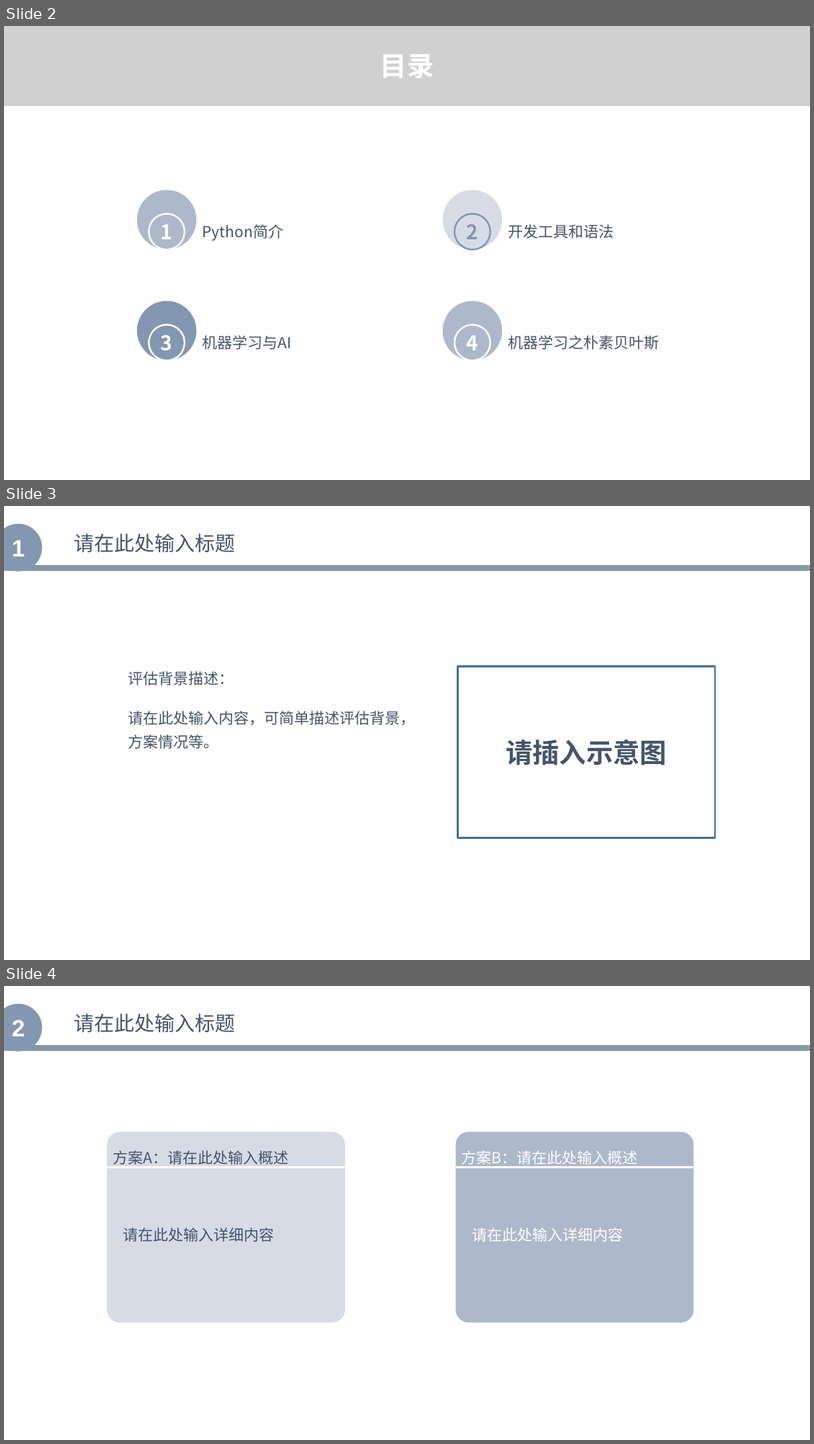
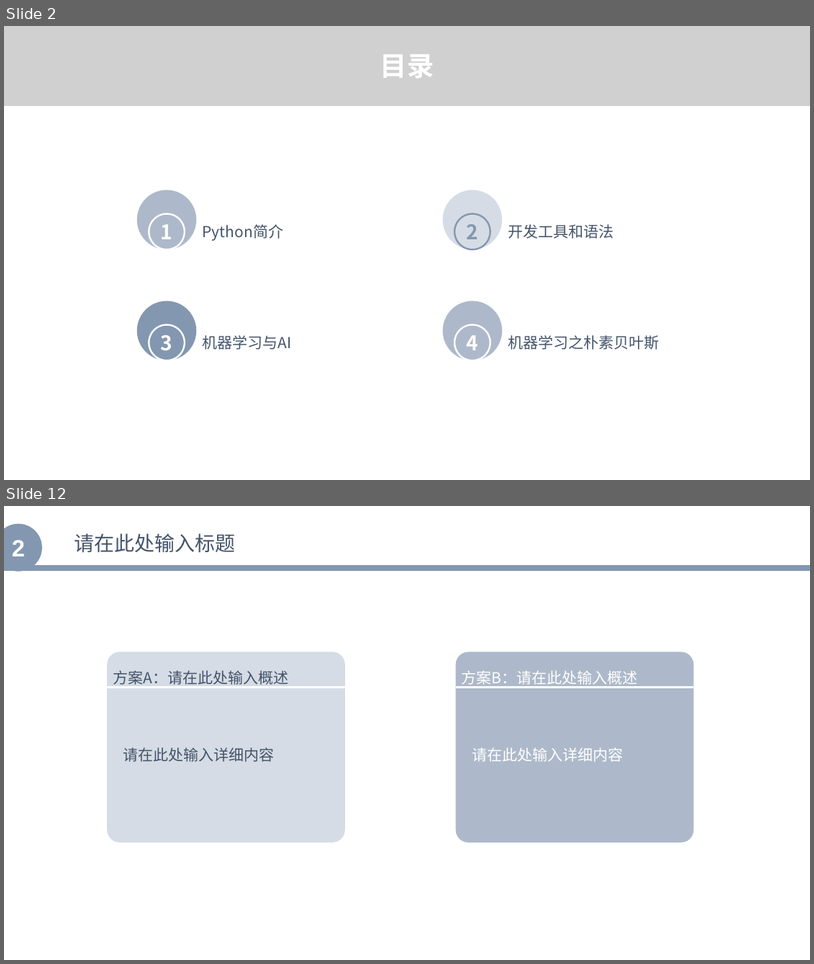
Before and after one commit to zhenglibins/python, a slide deck: python资料/Python与机器学习入门.pptx. Shown one above the other, each under a label of ours: slides 2, 3 and 4 before the commit, slides 2 and 12 after it; the slides between them are not shown. The pictures are 814x1444 and 814x964 pixels, drawn with LibreOffice and Linux fonts; fonts in the diff are those of the drawing; grey boxes stand for pictures. Boxes give left, top, right and bottom in pixels: in the first picture for what was removed or moved away, otherwise in the second. Text is boxed around its words. In the diff, an @@ line names an element or a change of style, - is before the commit and + after.

```diff
--- a/python资料/Python与机器学习入门.pptx
+++ b/python资料/Python与机器学习入门.pptx
@@ slide 3 removed at (4,506,810,960), background #FFFFFF @@
@@ ellipse removed at (4,523,42,572) @@
-1
@@ text removed at (74,533,235,553) @@
-请在此处输入标题
@@ line removed from (4, 568) to (810, 568) @@
@@ text removed at (128,671,234,685) @@
-评估背景描述：
@@ rectangle removed at (458,667,715,838) @@
-请插入示意图
@@ text removed at (128,710,415,749) @@
-请在此处输入内容，可简单描述评估背景，方案情况等。
@@ what was slide 4 is now slide 12 @@
```
Also in this commit, not shown: 9 slides added, 1 other file.
